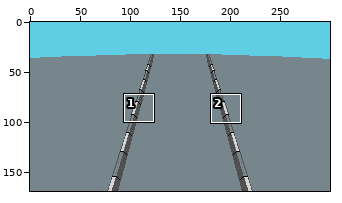
One commit to this pixel-art file: textures/level.ase. The picture above shows the old version from afar; the outline marks the close-up.
Close-up. The starting point:
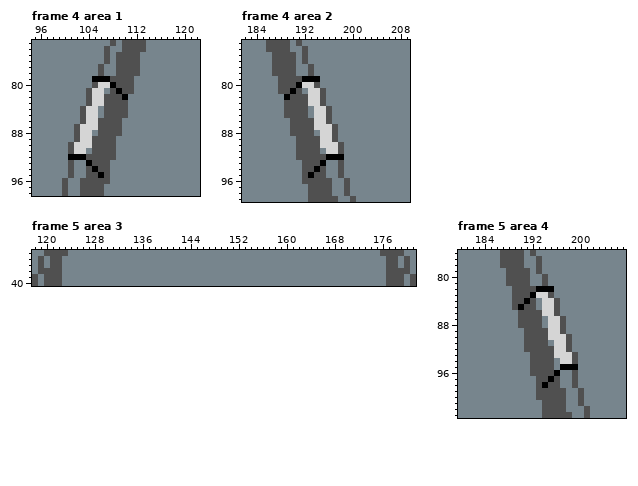
300x169 pixels, 14 frames. Shown: frame 4 area 1: x 95..122, y 73..98; frame 4 area 2: x 182..209, y 73..99; frame 5 area 3: x 118..181, y 35..40; frame 5 area 4: x 180..207, y 76..103. The commit also changed other frames or places, which this record leaves out.
After:
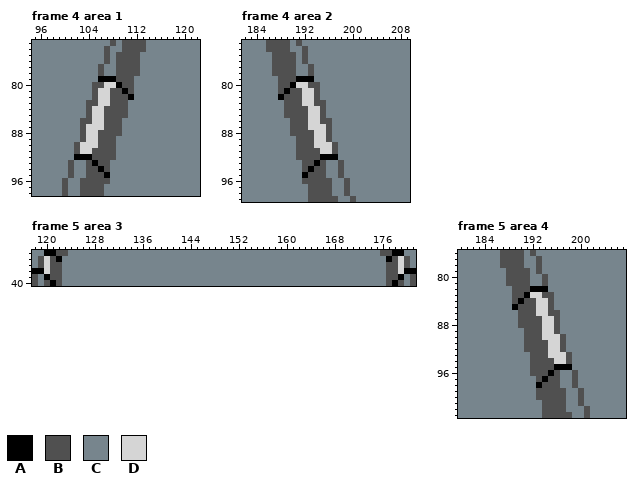
Palette (. is transparent): A #000000  B #505050  C #77858d  D #d5d5d5
The commit says: mais calcada
The exact change:
--- frame 4 area 1, layer "calcada"
@@ x 99..113 @@
 78 CCCCCCCBCCBBBBC
-79 CCCCCCAAABBBBCC
-80 CCCCCCBDDABBBCC
-81 CCCCCBDDCBABBCC
-82 CCCCCBDDBBBACCC
-83 CCCCCBDDBBBBCCC
-84 CCCCBDDCBBBBCCC
-85 CCCCBDDCBBBBCCC
-86 CCCCBDDBBBBCCCC
-87 CCCBDDDBBBBCCCC
-88 CCCBDDCBBBBCCCC
-89 CCCBDDBBBBCCCCC
-90 CCBDDDBBBBCCCCC
-91 CCBDDCBBBBCCCCC
-92 CCAAABBBBBCCCCC
-93 CCBCCABBBCCCCCC
-94 CCBCCBABBCCCCCC
-95 CCBCCBBABCCCCCC
+79 CCCCCCCAAABBBCC
+80 CCCCCCBBDDABBCC
+81 CCCCCCBDDBBABCC
+82 CCCCCCBDDBBBACC
+83 CCCCCBBDDBBBCCC
+84 CCCCCBDDBBBBCCC
+85 CCCCCBDDBBBBCCC
+86 CCCCBBDDBBBCCCC
+87 CCCCBDDDBBBCCCC
+88 CCCCBDDBBBBCCCC
+89 CCCCBDDBBBCCCCC
+90 CCCBDDDBBBCCCCC
+91 CCCBDDBBBBCCCCC
+92 CCCAAABBBBCCCCC
+93 CCBCCBABBCCCCCC
+94 CCBCCBBABCCCCCC
+95 CCBCCBBBACCCCCC
 96 CBCCBBBBBCCCCCC
--- frame 4 area 2, layer "calcada"
@@ x 186..200 @@
  78 CBBBBCCBCCCCCCC
- 79 CCBBBBAAACCCCCC
- 80 CCBBBADDBCCCCCC
- 81 CCBBABCDDBCCCCC
- 82 CCCABBBDDBCCCCC
- 83 CCCBBBBDDBCCCCC
- 84 CCCBBBBCDDBCCCC
- 85 CCCBBBBCDDBCCCC
- 86 CCCCBBBBDDBCCCC
- 87 CCCCBBBBDDDBCCC
- 88 CCCCBBBBCDDBCCC
- 89 CCCCCBBBBDDBCCC
- 90 CCCCCBBBBDDDBCC
- 91 CCCCCBBBBCDDBCC
- 92 CCCCCBBBBBAAACC
- 93 CCCCCCBBBACCBCC
- 94 CCCCCCBBABCCBCC
- 95 CCCCCCBABBCCBCC
+ 79 CCBBBAAACCCCCCC
+ 80 CCBBADDBBCCCCCC
+ 81 CCBABBDDBCCCCCC
+ 82 CCABBBDDBCCCCCC
+ 83 CCCBBBDDBBCCCCC
+ 84 CCCBBBBDDBCCCCC
+ 85 CCCBBBBDDBCCCCC
+ 86 CCCCBBBDDBBCCCC
+ 87 CCCCBBBDDDBCCCC
+ 88 CCCCBBBBDDBCCCC
+ 89 CCCCCBBBDDBCCCC
+ 90 CCCCCBBBDDDBCCC
+ 91 CCCCCBBBBDDBCCC
+ 92 CCCCCBBBBAAACCC
+ 93 CCCCCCBBABCCBCC
+ 94 CCCCCCBABBCCBCC
+ 95 CCCCCCABBBCCBCC
  96 CCCCCCBBBBBCCBC
--- frame 5 area 3, layer "calcada"
@@ x 118..181 @@
-35 CCBBBBCCCCCCCCCCCCCCCCCCCCCCCCCCCCCCCCCCCCCCCCCCCCCCCCCCCCBBBBCC
-36 CBCBBCCCCCCCCCCCCCCCCCCCCCCCCCCCCCCCCCCCCCCCCCCCCCCCCCCCCCCBBCBC
-37 CBCBBCCCCCCCCCCCCCCCCCCCCCCCCCCCCCCCCCCCCCCCCCCCCCCCCCCCCCCBBCBC
-38 CBBBBCCCCCCCCCCCCCCCCCCCCCCCCCCCCCCCCCCCCCCCCCCCCCCCCCCCCCCBBBBC
-39 BCBBBCCCCCCCCCCCCCCCCCCCCCCCCCCCCCCCCCCCCCCCCCCCCCCCCCCCCCCBBBCB
-40 BCBBBCCCCCCCCCCCCCCCCCCCCCCCCCCCCCCCCCCCCCCCCCCCCCCCCCCCCCCBBBCB
+35 CCAABBCCCCCCCCCCCCCCCCCCCCCCCCCCCCCCCCCCCCCCCCCCCCCCCCCCCCBBAACC
+36 CBDBACCCCCCCCCCCCCCCCCCCCCCCCCCCCCCCCCCCCCCCCCCCCCCCCCCCCCCABDBC
+37 CBDBBCCCCCCCCCCCCCCCCCCCCCCCCCCCCCCCCCCCCCCCCCCCCCCCCCCCCCCBBDBC
+38 AADBBCCCCCCCCCCCCCCCCCCCCCCCCCCCCCCCCCCCCCCCCCCCCCCCCCCCCCCBBDAA
+39 BCABBCCCCCCCCCCCCCCCCCCCCCCCCCCCCCCCCCCCCCCCCCCCCCCCCCCCCCCBBACB
+40 BCBABCCCCCCCCCCCCCCCCCCCCCCCCCCCCCCCCCCCCCCCCCCCCCCCCCCCCCCBABCB
--- frame 5 area 4, layer "calcada"
@@ x 187..201 @@
  81 CBBBBCCBCCCCCCC
- 82 CCBBBBAAACCCCCC
- 83 CCBBBADDBCCCCCC
- 84 CCBBABCDDBCCCCC
- 85 CCBABBCDDBCCCCC
- 86 CCCBBBBDDBCCCCC
- 87 CCCBBBBCDDBCCCC
- 88 CCCBBBBCDDBCCCC
- 89 CCCCBBBBDDBCCCC
- 90 CCCCBBBBDDDBCCC
- 91 CCCCBBBBCDDBCCC
- 92 CCCCBBBBBDDBCCC
- 93 CCCCCBBBBDDDBCC
- 94 CCCCCBBBBCDDBCC
- 95 CCCCCBBBBCAAACC
- 96 CCCCCBBBBACCBCC
- 97 CCCCCCBBABCCBCC
- 98 CCCCCCBABBCCBCC
+ 82 CCBBBAAACCCCCCC
+ 83 CCBBADDBBCCCCCC
+ 84 CCBABBDDBCCCCCC
+ 85 CCABBBDDBCCCCCC
+ 86 CCCBBBDDBBCCCCC
+ 87 CCCBBBBDDBCCCCC
+ 88 CCCBBBBDDBCCCCC
+ 89 CCCCBBBDDBCCCCC
+ 90 CCCCBBBDDDBCCCC
+ 91 CCCCBBBBDDBCCCC
+ 92 CCCCBBBBDDBCCCC
+ 93 CCCCCBBBDDDBCCC
+ 94 CCCCCBBBBDDBCCC
+ 95 CCCCCBBBBAAACCC
+ 96 CCCCCBBBABCCBCC
+ 97 CCCCCCBABBCCBCC
+ 98 CCCCCCABBBCCBCC
  99 CCCCCCBBBBBCCBC
